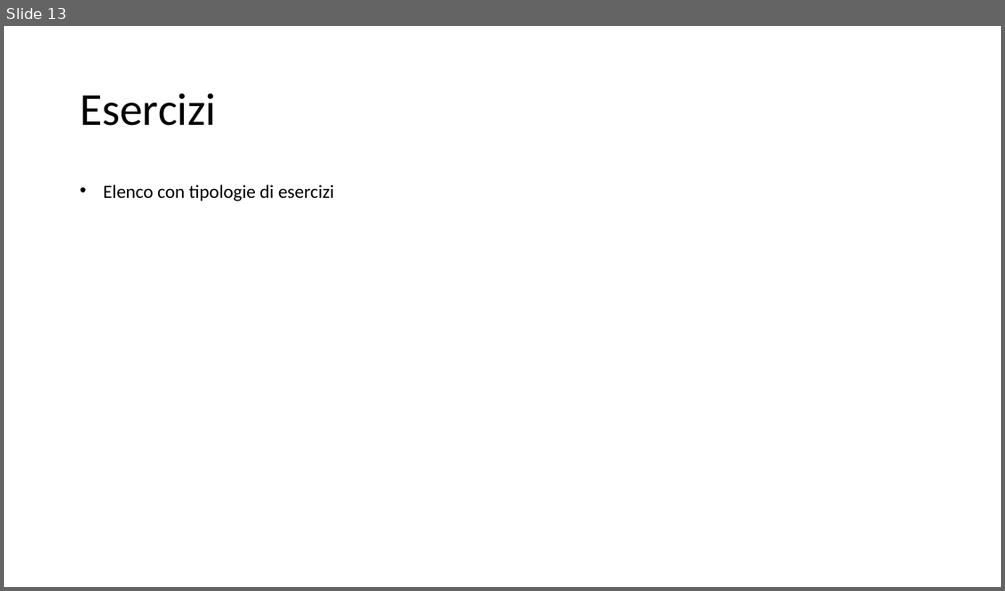
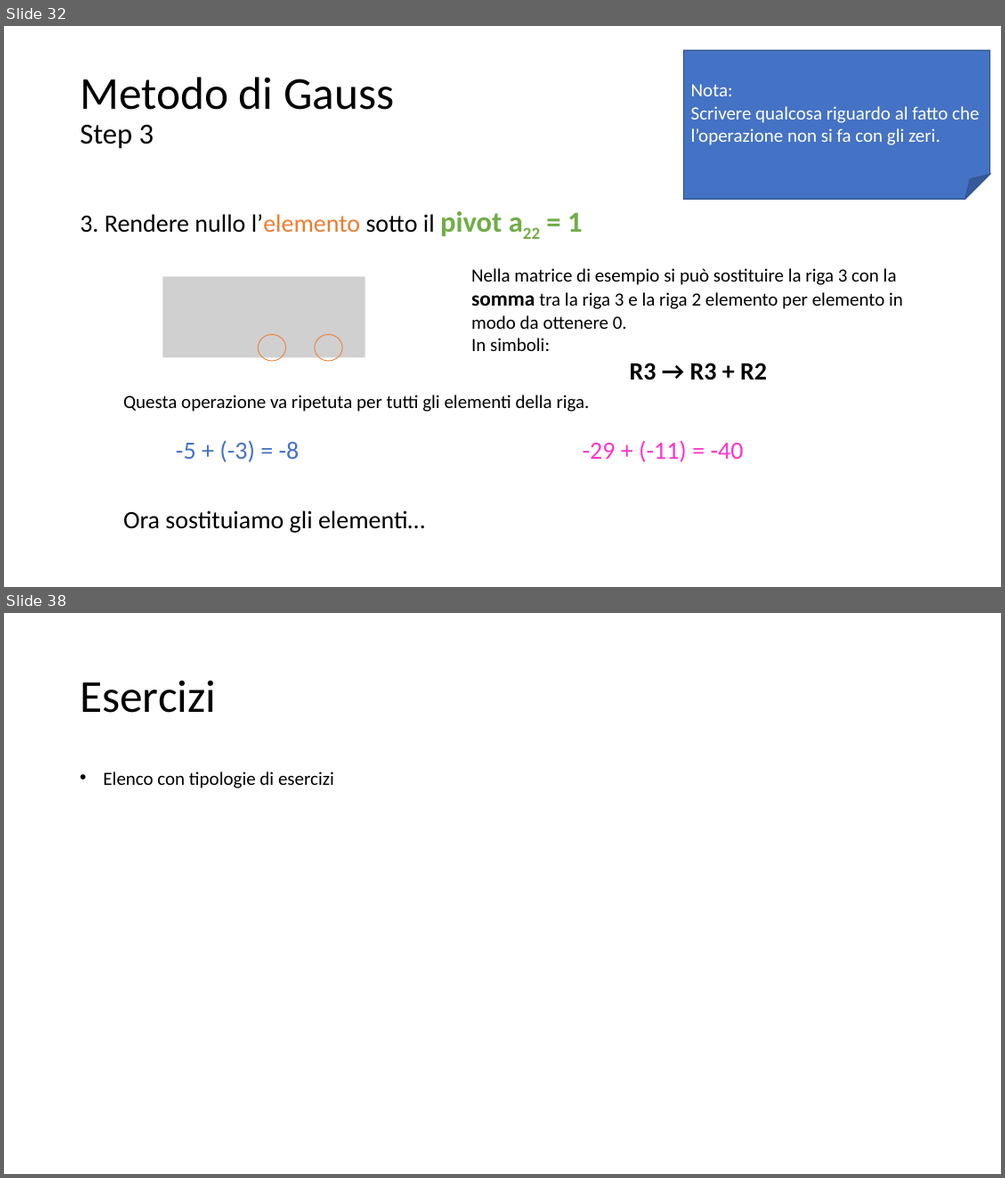
Before and after one commit to matteodelv/GaussLinearSystems, a slide deck: Presentazione.pptx. Shown one above the other, each under a label of ours: slide 13 before the commit, slides 32 and 38 after it; the slides between them are not shown. The pictures are 1005x591 and 1005x1178 pixels, drawn with LibreOffice and Linux fonts; fonts in the diff are those of the drawing; grey boxes stand for pictures. Boxes give left, top, right and bottom in pixels: in the first picture for what was removed or moved away, otherwise in the second. Text is boxed around its words. In the diff, an @@ line names an element or a change of style, - is before the commit and + after.

```diff
--- a/Presentazione.pptx
+++ b/Presentazione.pptx
@@ slide 32 added at (x1=4, y1=26, x2=1001, y2=587), background #FFFFFF @@
@@ folded corner added at (x1=684, y1=50, x2=990, y2=199), fill #4472C4, outline #325491 1 pt, 18 pt, text #FFFFFF @@
+Nota:
+Scrivere qualcosa riguardo al fatto che l’operazione non si fa con gli zeri.
@@ title added at (x1=80, y1=77, x2=394, y2=149), 44 pt, text #000000 @@
+Metodo di Gauss
+Step 3
@@ text added at (x1=80, y1=211, x2=582, y2=236), 24 pt, text #000000 @@
+3. Rendere nullo l’elemento sotto il pivot a22 = 1
@@ picture added at (x1=162, y1=276, x2=365, y2=357) @@
@@ text added at (x1=471, y1=268, x2=903, y2=380), 18 pt, text #000000 @@
+Nella matrice di esempio si può sostituire la riga 3 con la somma tra la riga 3 e la riga 2 elemento per elemento in modo da ottenere 0.
+In simboli:
+R3 → R3 + R2
@@ ellipse added at (x1=259, y1=334, x2=286, y2=361), outline #ED7D31 0.75 pt @@
@@ ellipse added at (x1=315, y1=334, x2=342, y2=361), outline #ED7D31 0.75 pt @@
@@ text added at (x1=123, y1=394, x2=590, y2=411), 18 pt, text #000000 @@
+Questa operazione va ripetuta per tutti gli elementi della riga.
@@ text added at (x1=176, y1=441, x2=299, y2=462), 24 pt, text #4472C4 @@
+-5 + (-3) = -8
@@ text added at (x1=582, y1=441, x2=744, y2=462), 24 pt, text #FF33CC @@
+-29 + (-11) = -40
@@ text added at (x1=123, y1=510, x2=425, y2=532), 24 pt, text #000000 @@
+Ora sostituiamo gli elementi…
@@ what was slide 13 is now slide 38 @@
```
Also in this commit, not shown: 3 slides changed, 24 other slides added.
